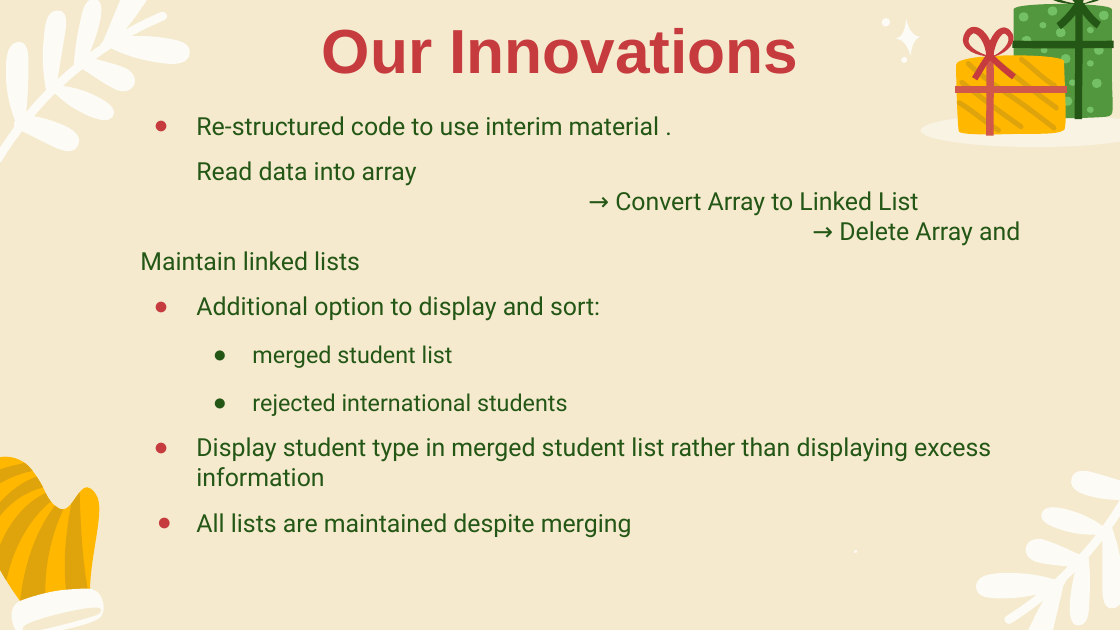
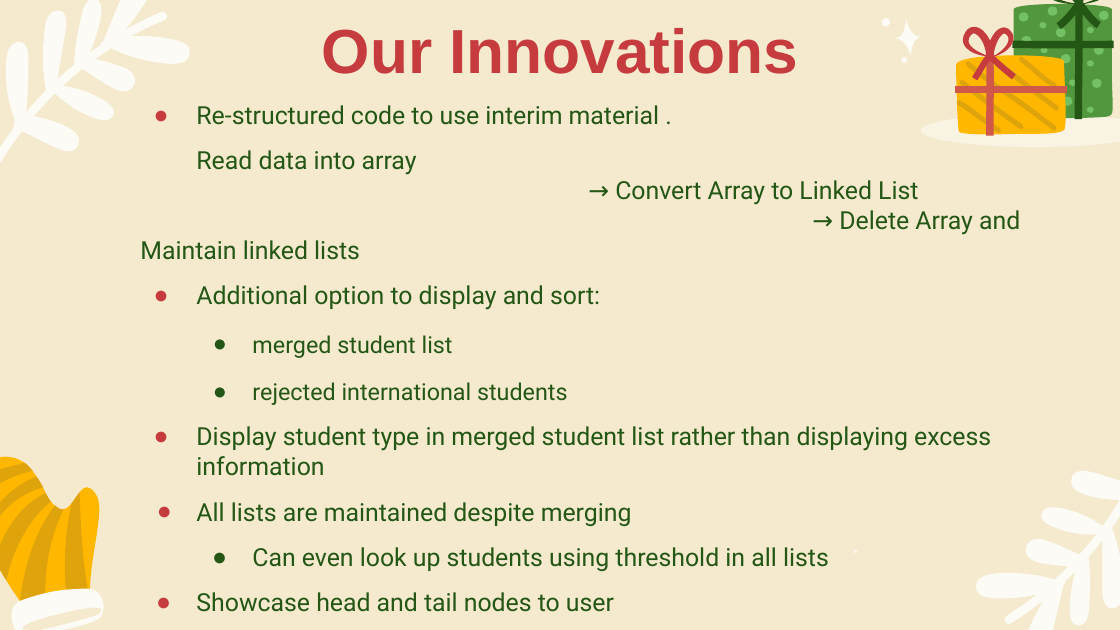
Before and after one commit to SatireSage/Admission-System, a slide deck: slide 8 of projFinal/proj.pptx. Drawn at 1120x630 pixels with LibreOffice and Linux fonts; fonts in the diff are those of the drawing. Boxes give left, top, right and bottom in pixels: in the first picture for what was removed or moved away, otherwise in the second. Text is boxed around its words. In the diff, an @@ line names an element or a change of style, - is before the commit and + after.

Commit message:
Changes to slides etc

```diff
--- a/projFinal/proj.pptx
+++ b/projFinal/proj.pptx
@@ subtitle "Re-structured code to use interim ...": place and size @@
-subtitle "Re-structured code to use interim ..." at <box>196,116,1020,537</box>
+subtitle "Re-structured code to use interim ..." at <box>196,105,1020,612</box>
@@ subtitle at <box>196,547,829,612</box>: paragraphs added @@
+  ● Can even look up students using threshold in all lists
+● Showcase head and tail nodes to user
```
Also in this commit, not shown: 5 other slides changed, 2 other files.
